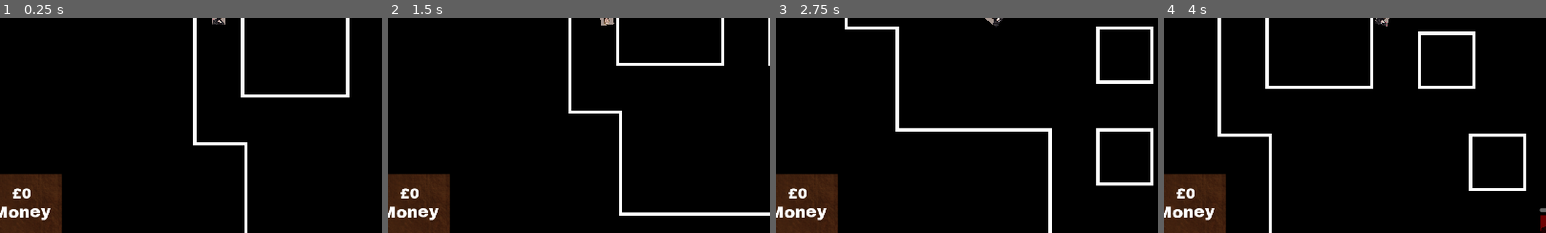
Above: before the commit, frames 1-4 (left to right).
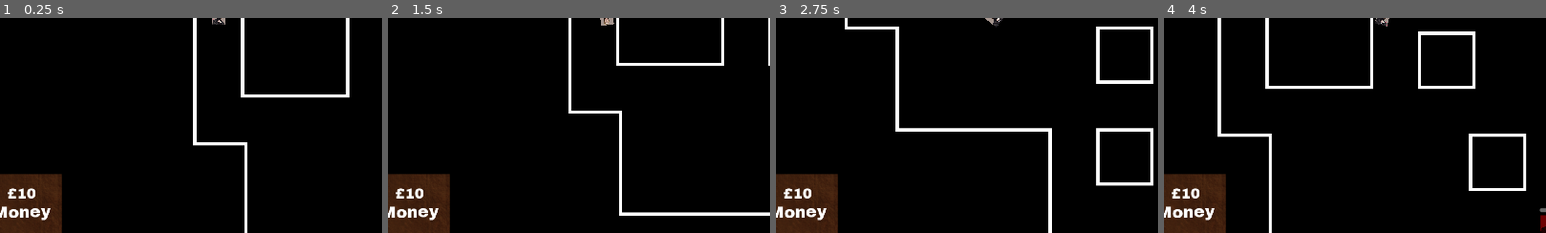
Above: after the commit, the same moments.

Repository: tipx2/acerola-jam-2024
Game: Godot game, scene res://scenes/world.tscn
The game is run twice, just before and just after one commit, with the same random seed, the same clock (stepped at 60 frames per second) and the same inputs. The engine's default icon, where the game draws it, is replaced by a stand-in: a white triangle on a blue panel in a dark square.
Inputs (mouse positions are % of the whole screen's width and height, from its top left):
- Up to frame 1 (0.25 s): no input
- Up to frame 2 (1.5 s): tap Enter at 0.5 s; move the mouse to (72, 45) at 0.52 s; hold D (move_right) 0.53-1.28 s; right-click (72, 45) at 0.6 s; tap Space at 1.25 s; move the mouse to (30, 55) at 1.27 s; hold S (move_down) from 1.28 s (still down); click (30, 55) at 1.35 s
- Up to frame 3 (2.75 s): move the mouse to (60, 28) at 2.02 s; release S (move_down) at 2.03 s; hold D (move_right) from 2.03 s (still down); right-click (60, 28) at 2.1 s
- Up to frame 4 (4 s): move the mouse to (45, 70) at 2.77 s; release D (move_right) at 2.78 s; hold W (move_up) 2.78-3.53 s; click (45, 70) at 2.85 s; move the mouse to (80, 65) at 3.52 s; hold A (move_left) from 3.53 s (still down); right-click (80, 65) at 3.6 s
The pictures show only the part of the screen within x 21-71%, y 50-100%; the shares and areas given below are measured in that part.

The runs differ from the first frame. In frame 1, 0.3% of the frame differs, in the area x 2-10%, y 79-84%; in frame 2, 0.3%; in frame 3, 0.3%; in frame 4, 0.3%.

Commit message:
added roulette wheel

Diff:
--- a/data/backpack_items.json
+++ b/data/backpack_items.json
@@ -94,6 +94,22 @@
 			"Grid": "0,0/1,0",
 			"Adj_grid": "-1,0/2,0",
 			"Stars_config": "cake"
+		},
+		"7": {
+			"ImageName": "roulette_wheel.png",
+			"Script_path": "roulette_wheel.gd",
+
+			"DisplayName": "Roulette Wheel",
+			"Description": "When you kill an enemy,\n 5% chance to gain [color=yellow]5 coins[/color] for each [color=yellow]Card ✦[/color]",
+			"Type": "Money",
+
+			"Buy_price": 15,
+			"Sell_price": 3,
+
+			"Grid": "0,0/1,0/1,1/0,1",
+			"Adj_grid": "0,2/1,2",
+			"Stars_config": "roulette_wheel"
 		}
+
 	}
 }
--- a/scenes/item.tscn
+++ b/scenes/item.tscn
@@ -1,8 +1,7 @@
-[gd_scene load_steps=15 format=3 uid="uid://btf8cy81nfkdl"]
+[gd_scene load_steps=14 format=3 uid="uid://btf8cy81nfkdl"]
 
 [ext_resource type="Script" path="res://scripts/Item.gd" id="1_7dg5a"]
 [ext_resource type="Shader" path="res://assets/shaders/perspective.gdshader" id="2_nrcui"]
-[ext_resource type="Texture2D" uid="uid://cs3vg42mw4j32" path="res://assets/visuals/backpack_inventory/cereal_bowl.png" id="3_7id6g"]
 [ext_resource type="Texture2D" uid="uid://dtj0fj1kanbay" path="res://assets/visuals/star.png" id="4_km53r"]
 
 [sub_resource type="ShaderMaterial" id="ShaderMaterial_qhsws"]
@@ -86,7 +85,6 @@
 [node name="Sprite2D" type="Sprite2D" parent="."]
 material = SubResource("ShaderMaterial_qhsws")
 scale = Vector2(2, 2)
-texture = ExtResource("3_7id6g")
 
 [node name="ColorRect" type="ColorRect" parent="."]
 anchors_preset = 8
@@ -154,6 +152,19 @@
 scale = Vector2(2, 2)
 texture = ExtResource("4_km53r")
 
+[node name="roulette_wheel" type="Node2D" parent="stars_holder"]
+visible = false
+
+[node name="Sprite2D" type="Sprite2D" parent="stars_holder/roulette_wheel"]
+position = Vector2(50, 150)
+scale = Vector2(2, 2)
+texture = ExtResource("4_km53r")
+
+[node name="Sprite2D2" type="Sprite2D" parent="stars_holder/roulette_wheel"]
+position = Vector2(-50, 150)
+scale = Vector2(2, 2)
+texture = ExtResource("4_km53r")
+
 [node name="AnimationPlayer" type="AnimationPlayer" parent="stars_holder"]
 libraries = {
 "": SubResource("AnimationLibrary_huy1q")
--- a/scenes/tooltip.tscn
+++ b/scenes/tooltip.tscn
@@ -41,7 +41,7 @@
 theme_override_constants/outline_size = 10
 theme_override_fonts/font = ExtResource("2_2rdtw")
 theme_override_font_sizes/font_size = 45
-text = "Silly Item"
+text = "Silly Item long name"
 
 [node name="ColorRect" type="ColorRect" parent="MarginContainer/CenterContainer/VBoxContainer"]
 custom_minimum_size = Vector2(0, 3)
@@ -51,11 +51,11 @@
 
 [node name="CenterContainer2" type="CenterContainer" parent="MarginContainer/CenterContainer/VBoxContainer"]
 layout_mode = 2
+size_flags_vertical = 3
 mouse_filter = 2
 
 [node name="tooltip_description" type="RichTextLabel" parent="MarginContainer/CenterContainer/VBoxContainer/CenterContainer2"]
 unique_name_in_owner = true
-custom_minimum_size = Vector2(200, 0)
 layout_mode = 2
 mouse_filter = 2
 theme_override_colors/font_shadow_color = Color(0.207843, 0.207843, 0.207843, 0.243137)
@@ -66,8 +66,11 @@
 theme_override_fonts/normal_font = ExtResource("2_2rdtw")
 theme_override_font_sizes/normal_font_size = 20
 bbcode_enabled = true
-text = "[center][color=green]informative[/color] [color=red]item[/color] [shake rate=20.0 level=5 connected=1]description[/shake][/center]"
+text = "[center]blachalfjaelkajkajdsklfjaekjaklejfkalejioajfioajfioaejfioaejioajifo
+eajefo
+iajioajio[/center]"
 fit_content = true
+autowrap_mode = 0
 
 [node name="ColorRect2" type="ColorRect" parent="MarginContainer/CenterContainer/VBoxContainer"]
 custom_minimum_size = Vector2(0, 3)
--- a/scenes/world.tscn
+++ b/scenes/world.tscn
@@ -231,7 +231,7 @@
 layout_mode = 1
 anchors_preset = 10
 anchor_right = 1.0
-offset_right = 65280.0
+offset_right = 67200.0
 offset_bottom = 1.0
 grow_horizontal = 2
 texture = ExtResource("6_d4sod")
@@ -244,7 +244,7 @@
 anchor_right = 1.0
 anchor_bottom = 1.0
 offset_top = 1079.0
-offset_right = 65280.0
+offset_right = 67200.0
 offset_bottom = 1080.0
 grow_horizontal = 2
 grow_vertical = 0
--- a/scripts/Shop.gd
+++ b/scripts/Shop.gd
@@ -31,7 +31,8 @@
 		new_item.connect("buy_button_pressed", shop_slot._on_buy_button_pressed)
 		new_item.connect("item_mouse_entered", shop_slot._on_mouse_entered)
 
-		var item_held_id = randi_range(1, 6)
+		# TODO: ITEM WEIGHTING!!
+		var item_held_id = randi_range(1, 7)
 		new_item.load_item(item_held_id)
 		held_items[str(slot_n)] = item_held_id
 		slot_n += 1
--- /dev/null
+++ b/scripts/backpack_scripts/roulette_wheel.gd
@@ -0,0 +1,10 @@
+extends Effect
+
+func _on_enemy_killed(_e : Node):
+	var adj_cards = 0
+	for item in item_adjacents:
+		if item.item_type == "Card":
+			adj_cards += 1
+
+	if randf() <= 0.05:
+		Globals.money += 5 * adj_cards
--- a/scripts/globals.gd
+++ b/scripts/globals.gd
@@ -7,6 +7,6 @@
 @onready var end_portal := get_tree().get_first_node_in_group("end_portal")
 
 func _on_money_changed(m):
-	player.update_money()
 	get_tree().call_group("enemy", "_on_coins_gained", m - money) # provides the difference
 	money = m
+	player.update_money()
--- a/scripts/player.gd
+++ b/scripts/player.gd
@@ -45,10 +45,12 @@
 	hp_debug.text = str(current_hp)
 	hp_bar.max_value = MAX_HP + extra_max_hp
 	hp_bar.value = current_hp
+	update_money()
 
 	speed = BASE_SPEED
 	bullet_speed = BASE_BULLET_SPEED
 	bullet_spread = BASE_BULLET_SPREAD
+
 
 func _physics_process(_delta):
 	if intangible:
--- a/scripts/world.gd
+++ b/scripts/world.gd
@@ -140,7 +140,6 @@
 		node.backpack_prepass()
 		node._on_backpack_compile()
 		Globals.player.extra_max_hp += node.extra_max_hp
-		print(node.extra_max_hp)
 		Globals.player.extra_attack_damage += node.extra_attack_damage
 		Globals.player.extra_attack_speed += node.extra_attack_speed
 		Globals.player.extra_move_speed += node.extra_move_speed
@@ -151,7 +150,7 @@
 func _on_enemy_died(e : Node):
 	Globals.money += e.reward
 	# print(len(get_tree().get_nodes_in_group("enemy")))
-	get_tree().call_group("effect", "_on_enemy_died", e)
+	get_tree().call_group("effect", "_on_enemy_killed", e)
 	if len(get_tree().get_nodes_in_group("enemy")) == 1:
 		portal_ref.enabled = true
 		portal_ref.visible = true
Binary file added: assets/aseprite files/roulette_wheel.aseprite
Binary file added: assets/visuals/backpack_inventory/roulette_wheel.png
Not shown, added: assets/visuals/backpack_inventory/roulette_wheel.png.import
